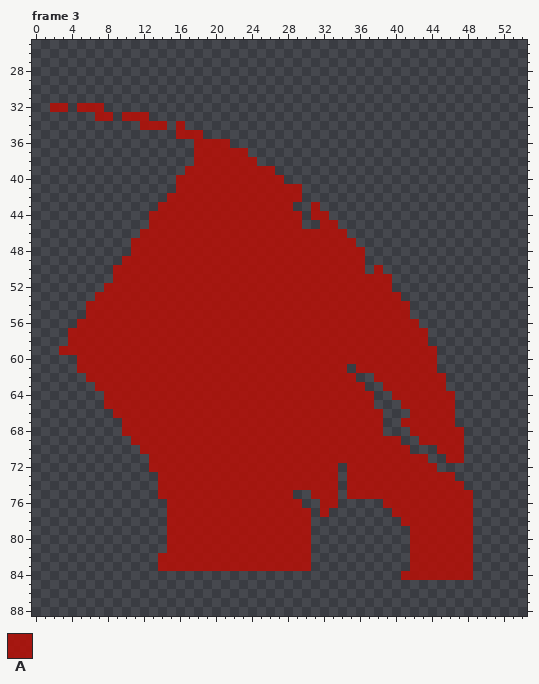
File history of a pixel-art file, Assets/Arts/NPCAndPlayer/Player/PhysicATK/FireAttackDown.aseprite. The picture above was drawn from the file before the commit.
160x160 pixels, 5 frames. Shown: frame 3: x 0..54, y 25..88. The commit also changed other frames, which this record leaves out.
Palette (. is transparent): A #b0120ae6
Pixels before, frame 3 (only the part around the change), first column x 0:
25 ......................................................
26 ......................................................
27 ......................................................
28 ......................................................
29 ......................................................
30 ......................................................
31 ......................................................
32 ..AA.AAA..............................................
33 .......AA.AAA.........................................
34 ............AAA.A.....................................
35 ................AAA...................................
36 ..................AAAA................................
37 ..................AAAAAA..............................
38 ..................AAAAAAA.............................
39 .................AAAAAAAAAA...........................
40 ................AAAAAAAAAAAA..........................
41 ................AAAAAAAAAAAAAA........................
42 ...............AAAAAAAAAAAAAAA........................
43 ..............AAAAAAAAAAAAAAA..A......................
44 .............AAAAAAAAAAAAAAAAA.AA.....................
45 .............AAAAAAAAAAAAAAAAA..AA....................
46 ............AAAAAAAAAAAAAAAAAAAAAAA...................
47 ...........AAAAAAAAAAAAAAAAAAAAAAAAA..................
48 ...........AAAAAAAAAAAAAAAAAAAAAAAAAA.................
49 ..........AAAAAAAAAAAAAAAAAAAAAAAAAAA.................
50 .........AAAAAAAAAAAAAAAAAAAAAAAAAAAA.A...............
51 .........AAAAAAAAAAAAAAAAAAAAAAAAAAAAAAA..............
52 ........AAAAAAAAAAAAAAAAAAAAAAAAAAAAAAAA..............
53 .......AAAAAAAAAAAAAAAAAAAAAAAAAAAAAAAAAA.............
54 ......AAAAAAAAAAAAAAAAAAAAAAAAAAAAAAAAAAAA............
55 ......AAAAAAAAAAAAAAAAAAAAAAAAAAAAAAAAAAAA............
56 .....AAAAAAAAAAAAAAAAAAAAAAAAAAAAAAAAAAAAAA...........
57 ....AAAAAAAAAAAAAAAAAAAAAAAAAAAAAAAAAAAAAAAA..........
58 ....AAAAAAAAAAAAAAAAAAAAAAAAAAAAAAAAAAAAAAAA..........
59 ...AAAAAAAAAAAAAAAAAAAAAAAAAAAAAAAAAAAAAAAAAA.........
60 .....AAAAAAAAAAAAAAAAAAAAAAAAAAAAAAAAAAAAAAAA.........
61 .....AAAAAAAAAAAAAAAAAAAAAAAAAAAAAA.AAAAAAAAA.........
62 ......AAAAAAAAAAAAAAAAAAAAAAAAAAAAAA..AAAAAAAA........
63 .......AAAAAAAAAAAAAAAAAAAAAAAAAAAAAA..AAAAAAA........
64 ........AAAAAAAAAAAAAAAAAAAAAAAAAAAAAA..AAAAAAA.......
65 ........AAAAAAAAAAAAAAAAAAAAAAAAAAAAAA...AAAAAA.......
66 .........AAAAAAAAAAAAAAAAAAAAAAAAAAAAAA...AAAAA.......
67 ..........AAAAAAAAAAAAAAAAAAAAAAAAAAAAA..AAAAAA.......
68 ..........AAAAAAAAAAAAAAAAAAAAAAAAAAAAA...AAAAAA......
69 ...........AAAAAAAAAAAAAAAAAAAAAAAAAAAAAA..AAAAA......
70 ............AAAAAAAAAAAAAAAAAAAAAAAAAAAAAA...AAA......
71 .............AAAAAAAAAAAAAAAAAAAAAAAAAAAAAAA..AA......
72 .............AAAAAAAAAAAAAAAAAAAAA.AAAAAAAAAA.........
73 ..............AAAAAAAAAAAAAAAAAAAA.AAAAAAAAAAAA.......
74 ..............AAAAAAAAAAAAAAAAAAAA.AAAAAAAAAAAAA......
75 ..............AAAAAAAAAAAAAAA..AAA.AAAAAAAAAAAAAA.....
76 ...............AAAAAAAAAAAAAAA..AA.....AAAAAAAAAA.....
77 ...............AAAAAAAAAAAAAAAA.A.......AAAAAAAAA.....
78 ...............AAAAAAAAAAAAAAAA..........AAAAAAAA.....
79 ...............AAAAAAAAAAAAAAAA...........AAAAAAA.....
80 ...............AAAAAAAAAAAAAAAA...........AAAAAAA.....
81 ...............AAAAAAAAAAAAAAAA...........AAAAAAA.....
82 ..............AAAAAAAAAAAAAAAAA...........AAAAAAA.....
83 ..............AAAAAAAAAAAAAAAAA...........AAAAAAA.....
84 .........................................AAAAAAAA.....
85 ......................................................
86 ......................................................
87 ......................................................
88 ......................................................
The result:
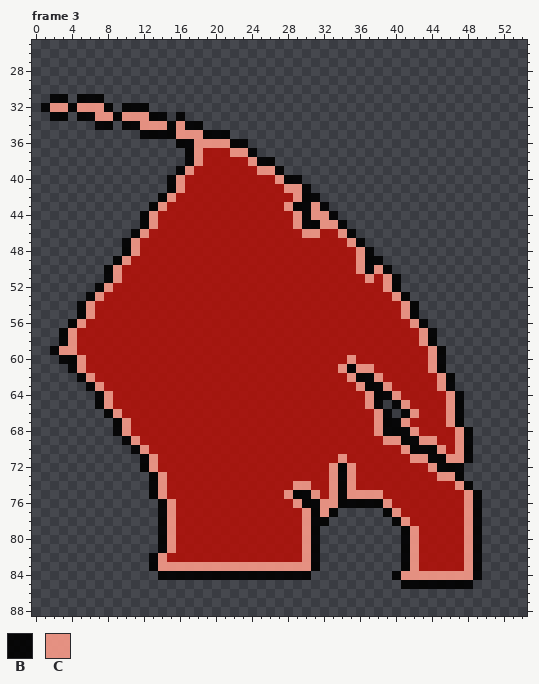
Colours new in this view: B #000000e6  C #f69988e6
Change:
layer "Layer 2" now hidden
layer "Layer 2 #2" opacity 90% added
Changed rows in their new state; - is an unchanged pixel.
Frame 3, layer "Layer 2 #2":
first column x 1:
31 -BB-BBB------------------------------------------
32 BCCBCCCB-BBB-------------------------------------
33 -BB-BBCCBCCCBB-B---------------------------------
34 ------BB-BBCCCBCBB-------------------------------
35 -----------BBBBCCCBBB----------------------------
36 ---------------BBCCCCBB--------------------------
37 ----------------BC---CCB-------------------------
38 ----------------BC-----CBB-----------------------
39 ---------------BC-------CCB----------------------
40 --------------BC----------CBB--------------------
41 --------------BC-----------CCB-------------------
42 -------------BC-------------CBB------------------
43 ------------BC-------------CBBCB-----------------
44 -----------BC---------------CBCCB----------------
45 -----------BC---------------CBBCCB---------------
46 ----------BC-----------------CC--CB--------------
47 ---------BC-----------------------CB-------------
48 ---------BC------------------------CB------------
49 --------BC-------------------------CBB-----------
50 -------BC--------------------------CBCB----------
51 -------BC---------------------------C-CB---------
52 ------BC------------------------------CB---------
53 -----BC--------------------------------CB--------
54 ----BC----------------------------------CB-------
55 ----BC----------------------------------CB-------
56 ---BC------------------------------------CB------
57 --BC--------------------------------------CB-----
58 --BC--------------------------------------CB-----
59 -BCC---------------------------------------CB----
60 --BBC-----------------------------C--------CB----
61 ---BC----------------------------CBCC------CB----
62 ----BC----------------------------CBBC------CB---
63 -----BC----------------------------CBBC-----CB---
64 ------BC----------------------------CBBC-----CB--
65 ------BC----------------------------CB-BC----CB--
66 -------BC----------------------------CB-BC---CB--
67 --------BC---------------------------CBBC----CB--
68 --------BC---------------------------CBBBC----CB-
69 ---------BC---------------------------CCBBCC--CB-
70 ----------BC----------------------------CBBBC-CB-
71 -----------BC--------------------C-------CCBBCCB-
72 -----------BC-------------------CBC--------CBBB--
73 ------------BC------------------CBC---------CCB--
74 ------------BC--------------CC--CBC-----------CB-
75 ------------BC-------------CBBC-CBCCCC---------CB
76 -------------BC-------------CBBCCBBBBBC--------CB
77 -------------BC--------------CBCB-----BC-------CB
78 -------------BC--------------CBB-------BC------CB
79 -------------BC--------------CB---------BC-----CB
80 -------------BC--------------CB---------BC-----CB
81 -------------BC--------------CB---------BC-----CB
82 ------------BC---------------CB---------BC-----CB
83 ------------BCCCCCCCCCCCCCCCCCB---------BC-----CB
84 -------------BBBBBBBBBBBBBBBBB---------BCCCCCCCCB
85 ----------------------------------------BBBBBBBB-
Where, in picture pixels (left, top, right, bottom), the same in both pictures:
changed: (41, 94, 482, 589)
